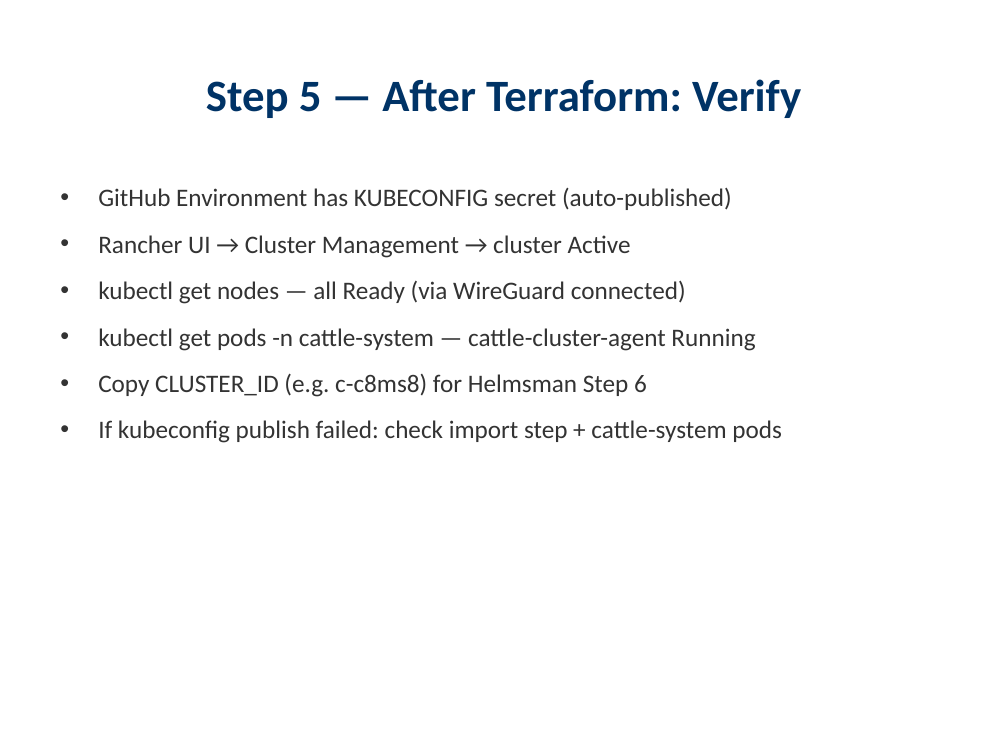
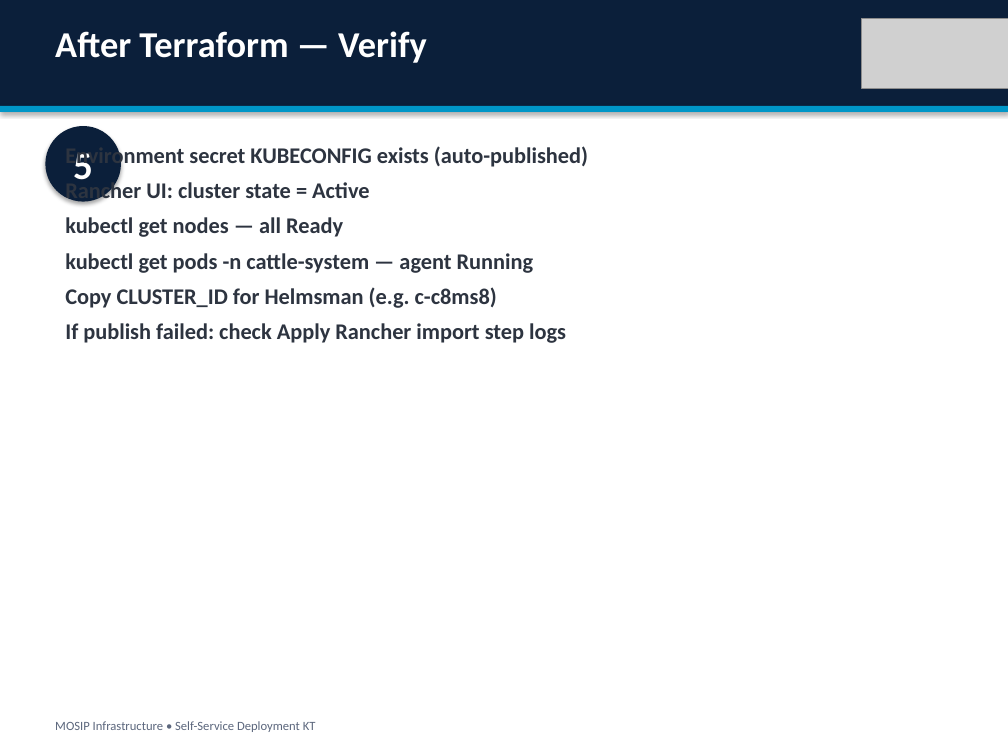
Before and after one commit to Ivanmeneges/infra, a slide deck: slide 16 of docs/presentations/MOSIP_New_Environment_Deployment_KT.pptx (slide 15 before the commit). Drawn at 1008x756 pixels with LibreOffice and Linux fonts; fonts in the diff are those of the drawing; grey boxes stand for pictures. Boxes give left, top, right and bottom in pixels: in the first picture for what was removed or moved away, otherwise in the second. Text is boxed around its words. In the diff, an @@ line names an element or a change of style, - is before the commit and + after.

```diff
--- a/docs/presentations/MOSIP_New_Environment_Deployment_KT.pptx
+++ b/docs/presentations/MOSIP_New_Environment_Deployment_KT.pptx
@@ rectangle added at [0,0,1008,756], fill #FFFFFF @@
@@ rectangle added at [0,0,1008,106], fill #0B1F3A @@
@@ picture added at [862,18,1008,89] @@
@@ text at [55,31,427,63]: text changed; size 32 to 26 pt; text colour #003366 to #FFFFFF @@
-Step 5 — After Terraform: Verify
+After Terraform — Verify
@@ rectangle added at [0,106,1008,112], fill #0096C7 @@
@@ ellipse added at [45,126,121,202], fill #0B1F3A, 28 pt, text #FFFFFF, bold @@
+5
@@ text at [65,144,588,343]: text changed; size 18 to 16 pt; text colour #333333 to #2D3440; bold on @@
-• GitHub Environment has KUBECONFIG secret (auto-published)
-• Rancher UI → Cluster Management → cluster Active
-• kubectl get nodes — all Ready (via WireGuard connected)
-• kubectl get pods -n cattle-system — cattle-cluster-agent Running
-• Copy CLUSTER_ID (e.g. c-c8ms8) for Helmsman Step 6
-• If kubeconfig publish failed: check import step + cattle-system pods
+Environment secret KUBECONFIG exists (auto-published)
+Rancher UI: cluster state = Active
+kubectl get nodes — all Ready
+kubectl get pods -n cattle-system — agent Running
+Copy CLUSTER_ID for Helmsman (e.g. c-c8ms8)
+If publish failed: check Apply Rancher import step logs
@@ text added at [55,721,316,732], 9 pt, text #5C677D @@
+MOSIP Infrastructure • Self-Service Deployment KT
```
Also in this commit, not shown: 16 other slides changed, 8 slides added, 8 slides removed, 2 other files.
